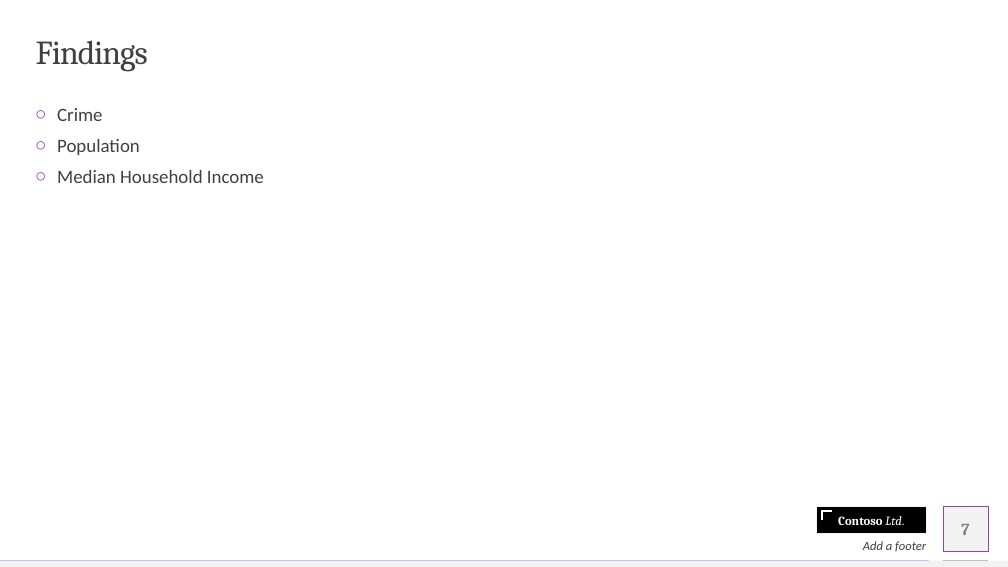
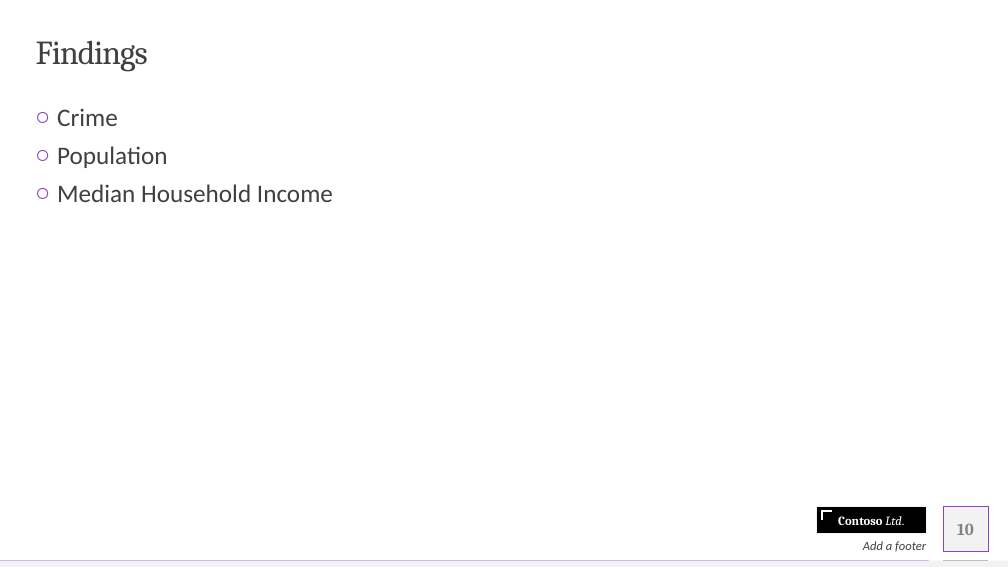
Before and after one commit to olegmrnv/crime_correlations, a slide deck: slide 10 of reports/Crime Analysis .pptx (slide 7 before the commit). Drawn at 1008x567 pixels with LibreOffice and Linux fonts; fonts in the diff are those of the drawing. Boxes give left, top, right and bottom in pixels: in the first picture for what was removed or moved away, otherwise in the second. Text is boxed around its words. In the diff, an @@ line names an element or a change of style, - is before the commit and + after.

```diff
--- a/reports/Crime Analysis .pptx
+++ b/reports/Crime Analysis .pptx
@@ text "Crime" at bbox=[57, 108, 333, 202]: size 18 to 24 pt @@
@@ page number at bbox=[957, 524, 974, 535]: text changed @@
-7
+10
```
Also in this commit, not shown: 4 other slides changed, 5 slides added, 2 slides removed, 7 other files.
